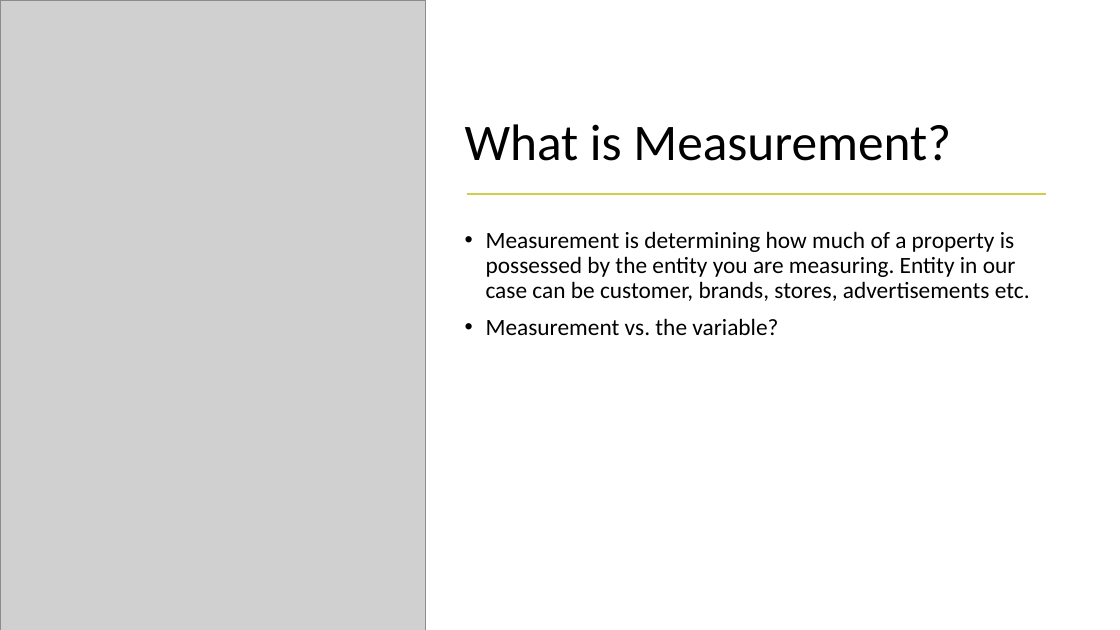
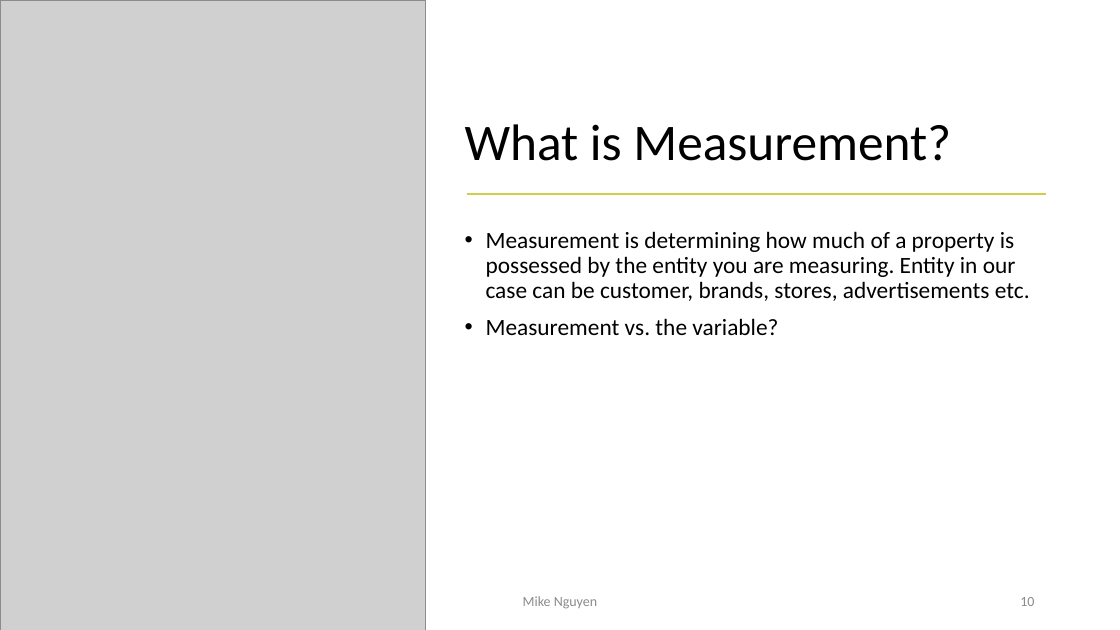
Before and after one commit to mikenguyen13/mar4050, a slide deck: slide 10 of lectures/7/Developing Questions and Designing the Questionaire.pptx. Drawn at 1120x630 pixels with LibreOffice and Linux fonts; fonts in the diff are those of the drawing; grey boxes stand for pictures. Boxes give left, top, right and bottom in pixels: in the first picture for what was removed or moved away, otherwise in the second. Text is boxed around its words. In the diff, an @@ line names an element or a change of style, - is before the commit and + after.

```diff
--- a/lectures/7/Developing Questions and Designing the Questionaire.pptx
+++ b/lectures/7/Developing Questions and Designing the Questionaire.pptx
@@ text added at [523, 596, 597, 609], 12 pt, text #8C8C8C @@
+Mike Nguyen
@@ page number added at [1020, 597, 1034, 606], 12 pt, text #8C8C8C @@
+10
```
Also in this commit, not shown: 9 other slides changed, 12 slides added, 14 other files.
